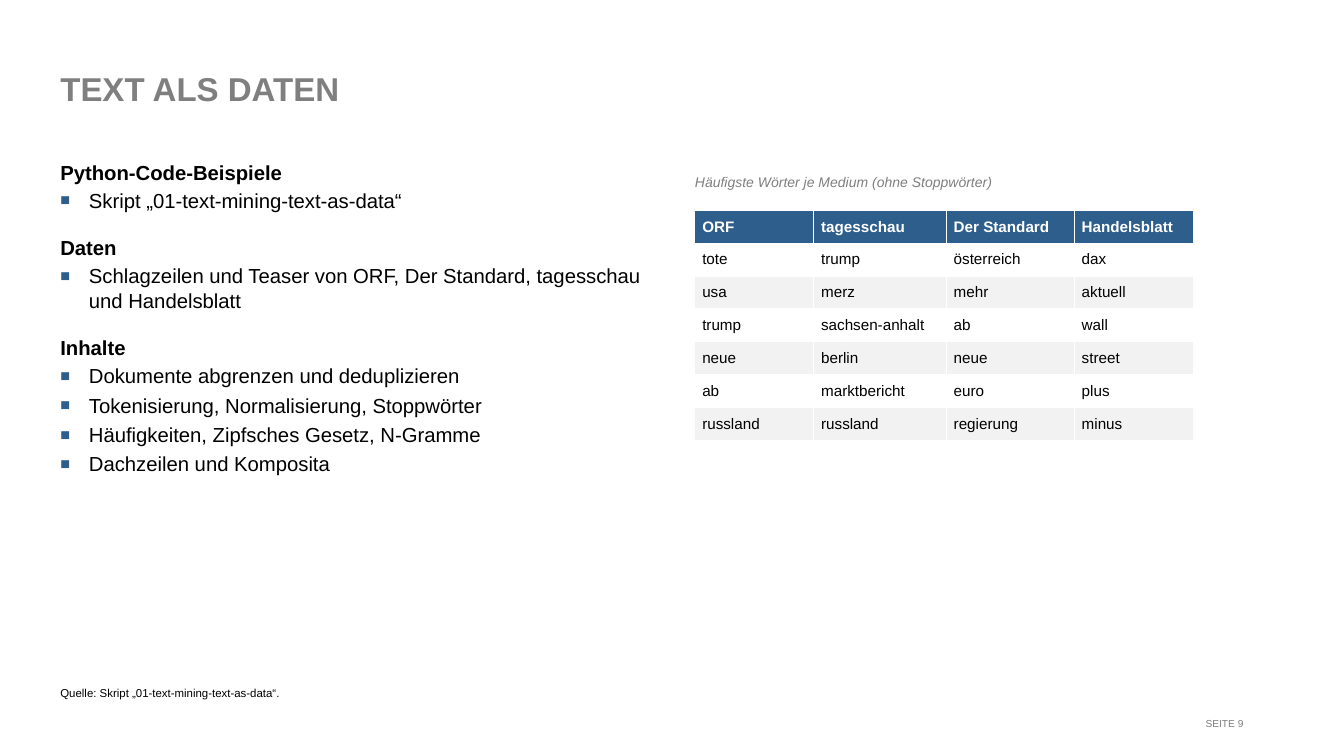
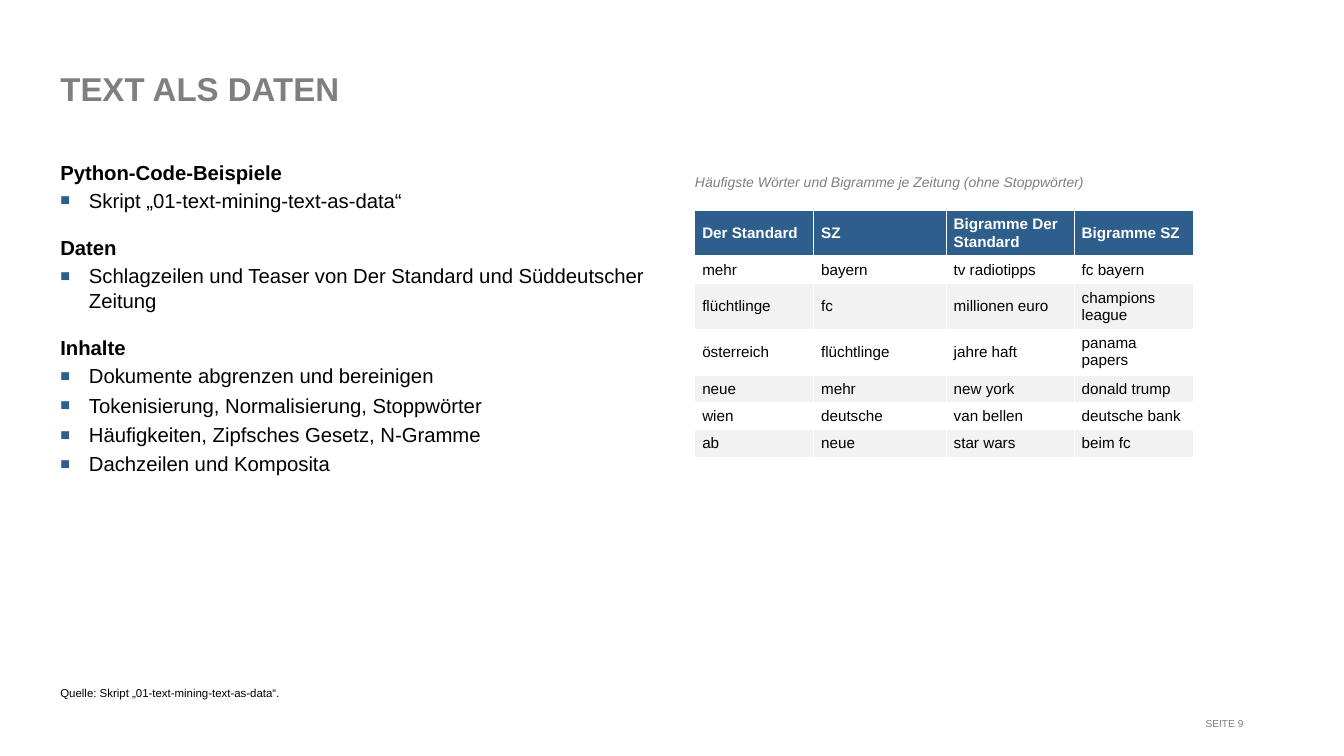
Before and after one commit to franzmohr/intro-text-mining-de, a slide deck: slide 9 of text-mining.odp. Drawn at 1344x756 pixels with LibreOffice and Linux fonts; fonts in the diff are those of the drawing. Boxes give left, top, right and bottom in pixels: in the first picture for what was removed or moved away, otherwise in the second. Text is boxed around its words. In the diff, an @@ line names an element or a change of style, - is before the commit and + after.

```diff
--- a/text-mining.odp
+++ b/text-mining.odp
@@ text at (695,177,1084,190): text changed @@
-Häufigste Wörter je Medium (ohne Stoppwörter)
+Häufigste Wörter und Bigramme je Zeitung (ohne Stoppwörter)
@@ table at (695,210,1193,452) @@
-row 1: ORF | tagesschau | Der Standard | Handelsblatt
+row 1: Der Standard | SZ | Bigramme Der Standard | Bigramme SZ
-row 2: tote | trump | österreich | dax
+row 2: mehr | bayern | tv radiotipps | fc bayern
-row 3: usa | merz | mehr | aktuell
+row 3: flüchtlinge | fc | millionen euro | champions league
-row 4: trump | sachsen-anhalt | ab | wall
+row 4: österreich | flüchtlinge | jahre haft | panama papers
-row 5: neue | berlin | neue | street
+row 5: neue | mehr | new york | donald trump
-row 6: ab | marktbericht | euro | plus
+row 6: wien | deutsche | van bellen | deutsche bank
-row 7: russland | russland | regierung | minus
+row 7: ab | neue | star wars | beim fc
@@ text at (89,268,644,313): text changed @@
-■ Schlagzeilen und Teaser von ORF, Der Standard, tagesschau und Handelsblatt
+■ Schlagzeilen und Teaser von Der Standard und Süddeutscher Zeitung
@@ text at (89,368,434,388): text changed @@
-■ Dokumente abgrenzen und deduplizieren
+■ Dokumente abgrenzen und bereinigen
```
Also in this commit, not shown: 16 other slides changed, 8 other files.
